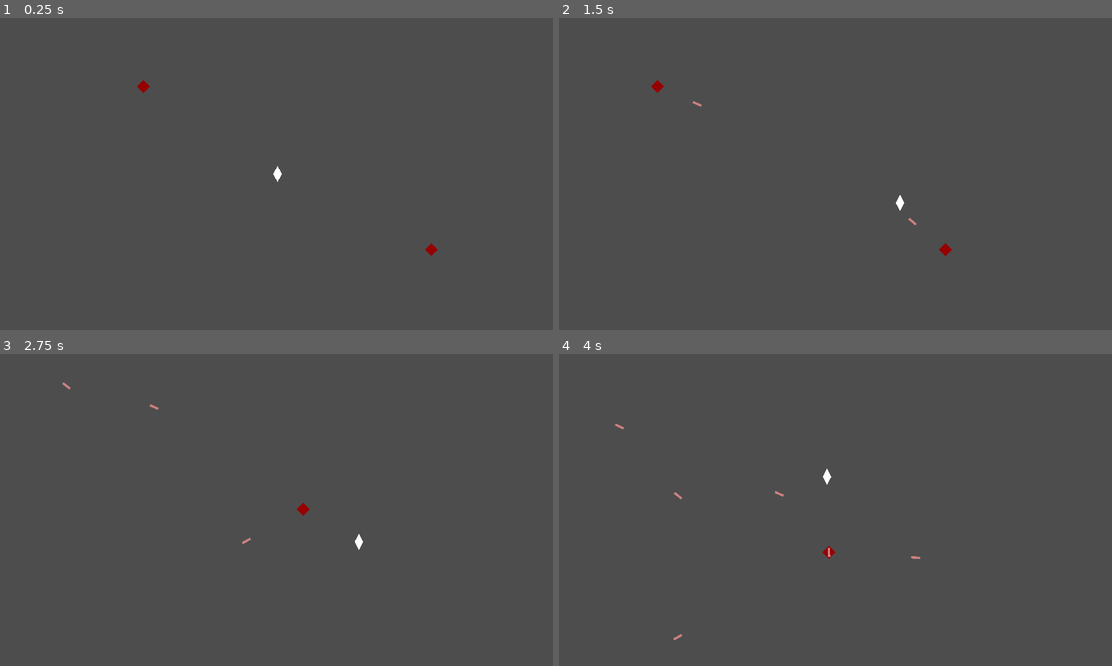
Above: before the commit, frames 1-4 (two rows, left to right).
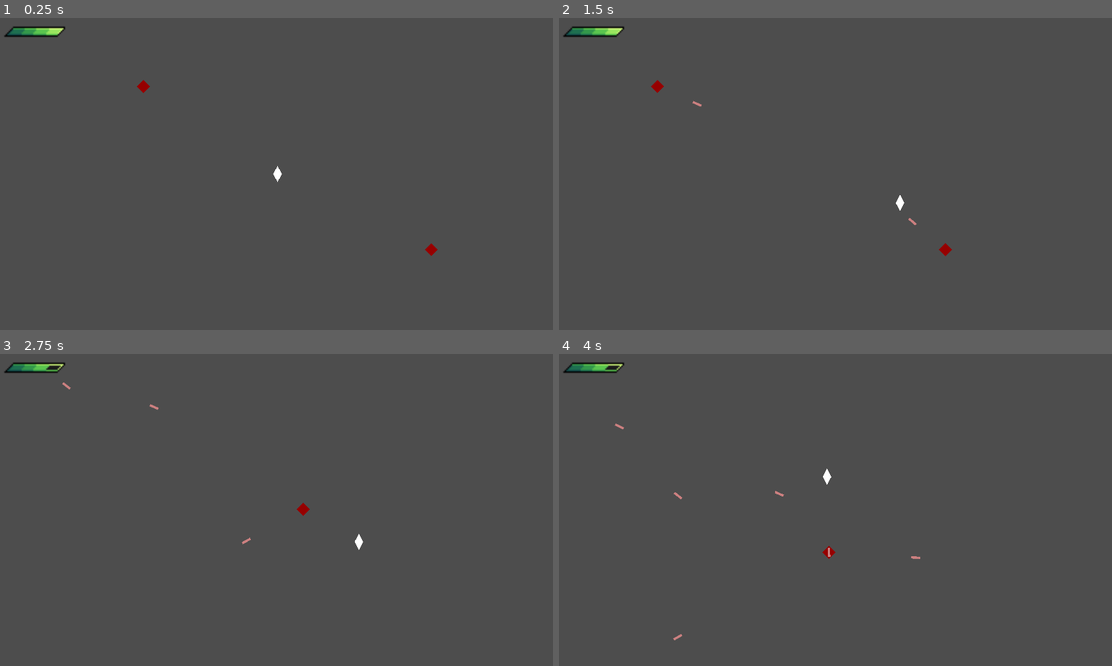
Above: after the commit, the same moments.

Repository: SytonK/DodgeMaster
Game: Godot game, scene res://src/levels/sandbox/sandbox.tscn
Two runs of this game, one before a commit and one after it. Both use one fixed random seed, a clock stepped at 60 frames per second and the inputs below.
Inputs:
- Up to frame 1 (0.25 s): no input
- Up to frame 2 (1.5 s): tap Enter at 0.5 s; hold Right (move_right) 0.53-1.28 s; hold Down (move_down) from 1.28 s (still down)
- Up to frame 3 (2.75 s): release Down (move_down) at 2.03 s; hold Right (move_right) from 2.03 s (still down)
- Up to frame 4 (4 s): release Right (move_right) at 2.78 s; hold Up (move_up) 2.78-3.53 s; hold Left (move_left) from 3.53 s (still down)

The runs differ from the first frame. In frame 1, 0.3% of the frame differs, in the area x 0-12%, y 2-7%; in frame 2, 0.3%; in frame 3, 0.3%; in frame 4, 0.3%.

Commit message:
HealthUi/create

Diff:
--- /dev/null
+++ b/src/UI/player/health/health_ui.gd
@@ -0,0 +1,8 @@
+class_name HealthUI
+extends Control
+
+@onready var sprite_2d: Sprite2D = $Sprite2D
+var max_health: int = 4
+
+func new_health(new_health: int) -> void:
+	sprite_2d.frame = clamp (max_health - new_health, 0, max_health)
--- /dev/null
+++ b/src/UI/player/health/health_ui.tscn
@@ -0,0 +1,19 @@
+[gd_scene load_steps=3 format=3 uid="uid://2pt2lat70mm1"]
+
+[ext_resource type="Script" path="res://src/UI/player/health/health_ui.gd" id="1_cvwvl"]
+[ext_resource type="Texture2D" uid="uid://bed28itohr7ew" path="res://assets/testing/health.png" id="1_rjqms"]
+
+[node name="HealthUI" type="Control"]
+layout_mode = 3
+anchors_preset = 15
+anchor_right = 1.0
+anchor_bottom = 1.0
+grow_horizontal = 2
+grow_vertical = 2
+script = ExtResource("1_cvwvl")
+
+[node name="Sprite2D" type="Sprite2D" parent="."]
+scale = Vector2(5, 5)
+texture = ExtResource("1_rjqms")
+centered = false
+hframes = 5
--- a/src/player/player.gd
+++ b/src/player/player.gd
@@ -4,8 +4,10 @@
 
 @export var movement_speed: float = 500
 
-var max_health: int = 3
+var max_health: int = 4
 var health: int = max_health : set = _set_health
+@onready var health_ui: HealthUI = $CanvasLayer/HealthUI
+
 
 func _ready() -> void:
 	Globals.player_ref = self
@@ -26,6 +28,7 @@
 
 func _set_health(new_health: int) -> void:
 	health = clamp(new_health, 0, max_health)
+	health_ui.new_health(health)
 	if health <= 0:
 		_die()
 
--- a/src/player/player.tscn
+++ b/src/player/player.tscn
@@ -1,8 +1,9 @@
-[gd_scene load_steps=5 format=3 uid="uid://ckbasmycborlx"]
+[gd_scene load_steps=6 format=3 uid="uid://ckbasmycborlx"]
 
 [ext_resource type="Script" path="res://src/player/player.gd" id="1_0y56l"]
 [ext_resource type="Script" path="res://src/components/hitbox and hurtbox/hurtbox/hurtbox.gd" id="2_qesyn"]
 [ext_resource type="Texture2D" uid="uid://brd8dhlk8hmk1" path="res://assets/testing/White spuer 32 x 32.png" id="2_rltio"]
+[ext_resource type="PackedScene" uid="uid://2pt2lat70mm1" path="res://src/UI/player/health/health_ui.tscn" id="4_qbwra"]
 
 [sub_resource type="RectangleShape2D" id="RectangleShape2D_bg8lc"]
 size = Vector2(32, 32)
@@ -32,8 +33,11 @@
 
 [node name="CollisionShape2D" type="CollisionShape2D" parent="hurtbox"]
 rotation = -1.09083
-scale = Vector2(1, 1)
 skew = 0.610865
 shape = SubResource("RectangleShape2D_bg8lc")
 
+[node name="CanvasLayer" type="CanvasLayer" parent="."]
+
+[node name="HealthUI" parent="CanvasLayer" instance=ExtResource("4_qbwra")]
+
 [connection signal="hurt" from="hurtbox" to="." method="_on_hurtbox_hurt"]
Binary file added: assets/testing/health.png
Not shown, added: assets/testing/health.png.import
